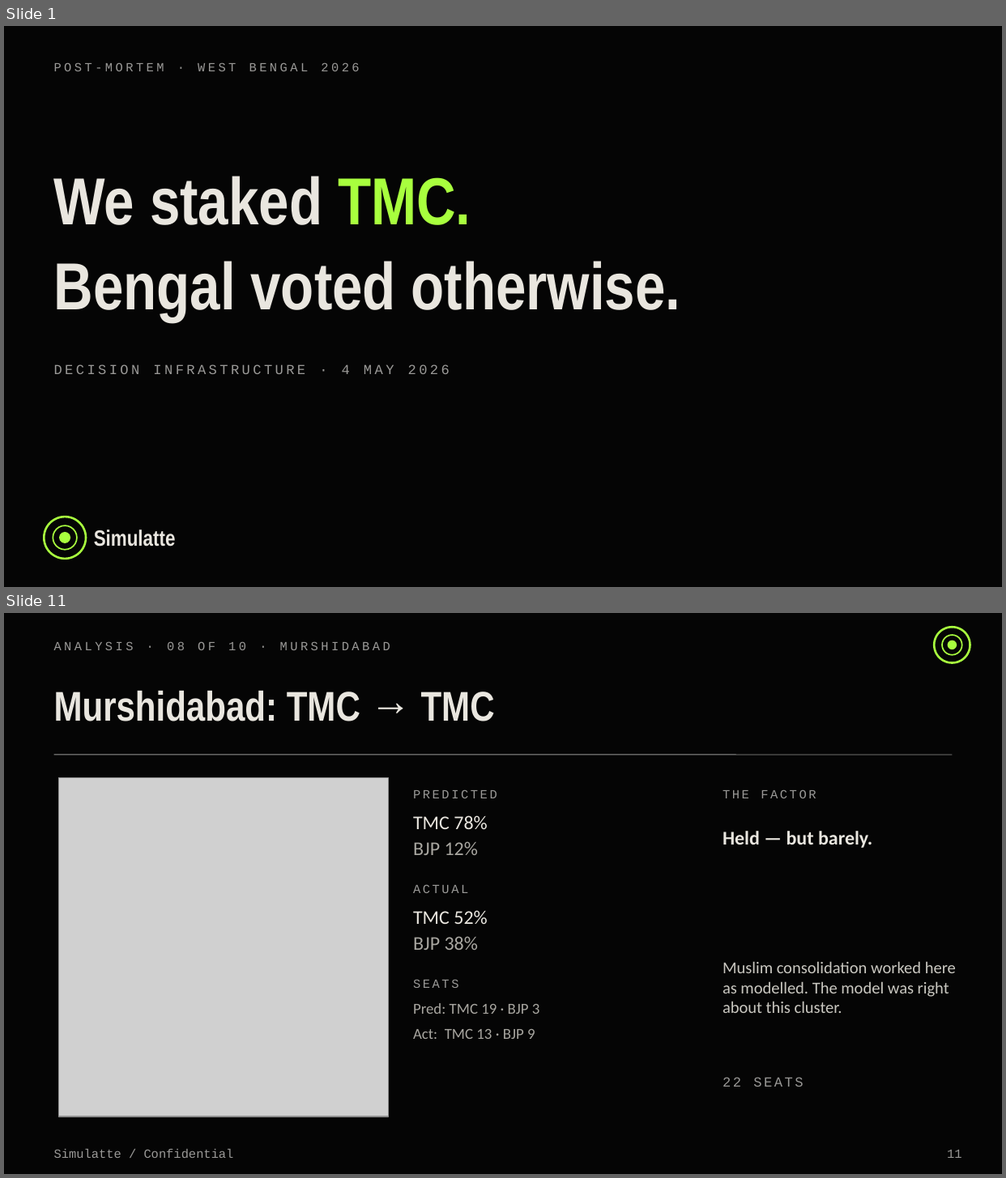
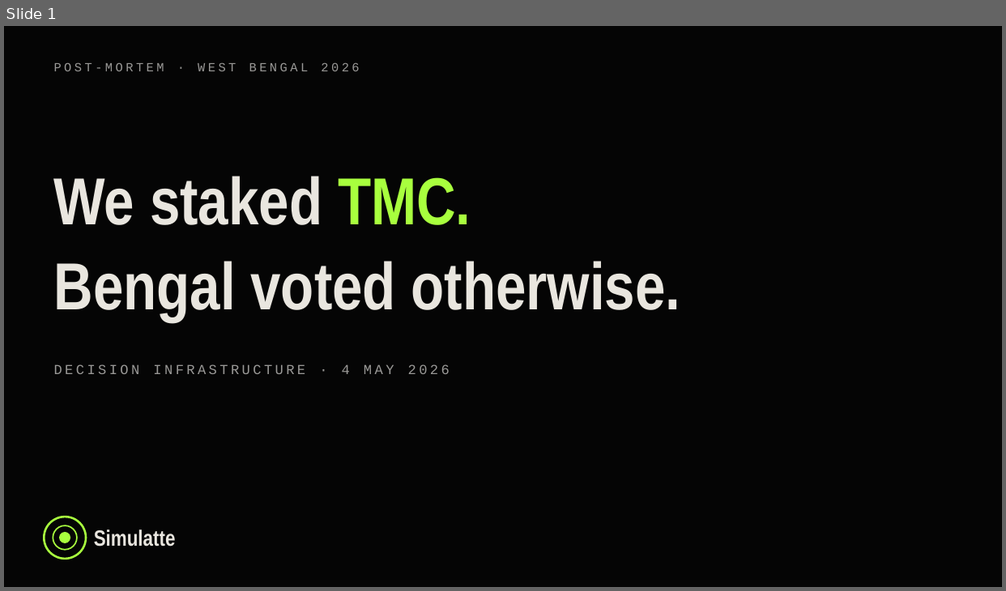
Before and after one commit to Iqbalahmed7/simulatte-popscale, a slide deck: engineering/wb_2026_postmortem_deck.pptx. Shown one above the other, each under a label of ours: slides 1 and 11 before the commit, slide 1 after it; the slides between them are not shown. The pictures are 1006x1178 and 1006x591 pixels, drawn with LibreOffice and Linux fonts; fonts in the diff are those of the drawing; grey boxes stand for pictures. Boxes give left, top, right and bottom in pixels: in the first picture for what was removed or moved away, otherwise in the second. Text is boxed around its words. In the diff, an @@ line names an element or a change of style, - is before the commit and + after.

```diff
--- a/engineering/wb_2026_postmortem_deck.pptx
+++ b/engineering/wb_2026_postmortem_deck.pptx
@@ slide 11 removed at <box>4,613,1002,1174</box>, background #050505 @@
@@ ellipse removed at <box>934,627,970,663</box> @@
@@ ellipse removed at <box>942,635,962,655</box> @@
@@ text removed at <box>54,641,390,650</box> @@
-ANALYSIS · 08 OF 10 · MURSHIDABAD
@@ ellipse removed at <box>948,641,956,649</box> @@
@@ text removed at <box>54,690,495,722</box> @@
-Murshidabad: TMC → TMC
@@ line removed from (54, 755) to (952, 755) @@
@@ picture removed at <box>59,777,388,1117</box> @@
@@ text removed at <box>413,790,497,798</box> @@
-PREDICTED
@@ text removed at <box>722,790,816,798</box> @@
-THE FACTOR
@@ text removed at <box>413,815,487,829</box> @@
-TMC 78%
@@ text removed at <box>722,831,872,848</box> @@
-Held — but barely.
@@ text removed at <box>413,841,478,855</box> @@
-BJP 12%
@@ text removed at <box>413,884,468,893</box> @@
-ACTUAL
@@ text removed at <box>413,910,487,924</box> @@
-TMC 52%
@@ text removed at <box>413,936,478,950</box> @@
-BJP 38%
@@ text removed at <box>722,961,956,1013</box> @@
-Muslim consolidation worked here as modelled. The model was right about this cluster.
@@ text removed at <box>413,979,459,988</box> @@
-SEATS
@@ text removed at <box>413,1003,540,1014</box> @@
-Pred: TMC 19 · BJP 3
@@ text removed at <box>413,1029,535,1039</box> @@
-Act: TMC 13 · BJP 9
@@ text removed at <box>722,1077,803,1087</box> @@
-22 SEATS
@@ text removed at <box>54,1149,234,1158</box> @@
-Simulatte / Confidential
@@ text removed at <box>947,1150,961,1158</box> @@
-11
```
Also in this commit, not shown: 2 slides changed, 3 slides added, 11 other slides removed, 2 other files.
